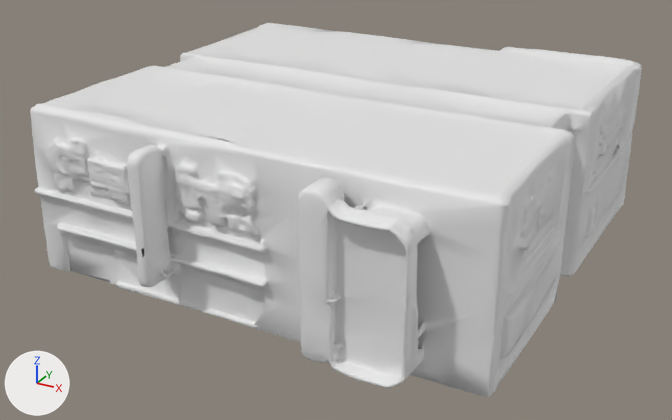
What one commit did to the glTF model assets/3d/environments/ximen/prototypes/ximen_storefront_facade_01.glb.
Both versions are drawn from a camera (50 mm lens) standing at (1.763, -3.318, 1.455) and looking at (-0.011, -0.093, -0.157). The lights are fixed; the arrows at lower left show +X, +Y and +Z. The picture after the commit comes second. Where no turn or scale is listed for an object, it has been applied to the vertices.
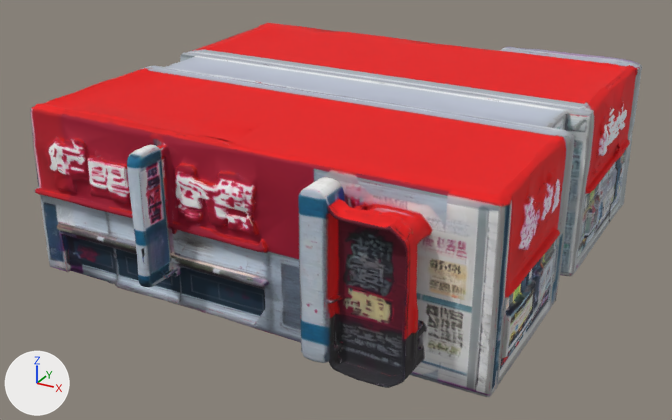
The newer file is also rescaled (x0.994), turned or shifted as a whole; pictures and numbers use the older file's frame.

Changed parts and their boxes [x1, y1, x2, y2] in the pictures (672 x 420 px):
'Mesh1.0', recoloured (darker)
    both: [30, 23, 642, 397]

Patch to the scene script:
```diff
--- a/assets/3d/environments/ximen/prototypes/ximen_storefront_facade_01.glb.py
+++ b/assets/3d/environments/ximen/prototypes/ximen_storefront_facade_01.glb.py
@@ img_image_0 @@
+img_image_0 = load_image('Image_0', '_unpacked/Image_0', 2048, 2048, 'sRGB')
@@ mat_material_0 @@
+mat_material_0 = principled_material('Material_0')
+mat_material_0.texture = img_image_0
+mat_material_0.roughness = 0.8
@@ me_mesh1_0 @@
 me_mesh1_0.from_pydata(...)  # 9970 vertices, 19996 faces; spans x -1.01..1.0, y -1.01..1.01, z -0.34..0.38
+me_mesh1_0.materials.append(mat_material_0)  # picture img_image_0
```
